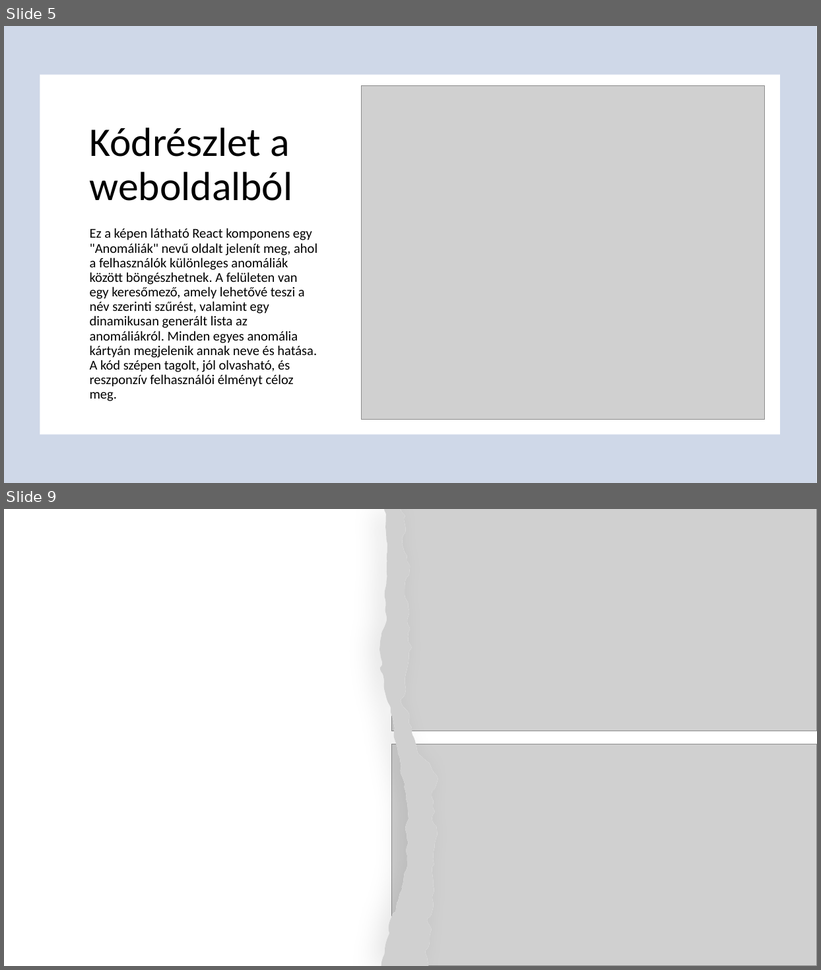
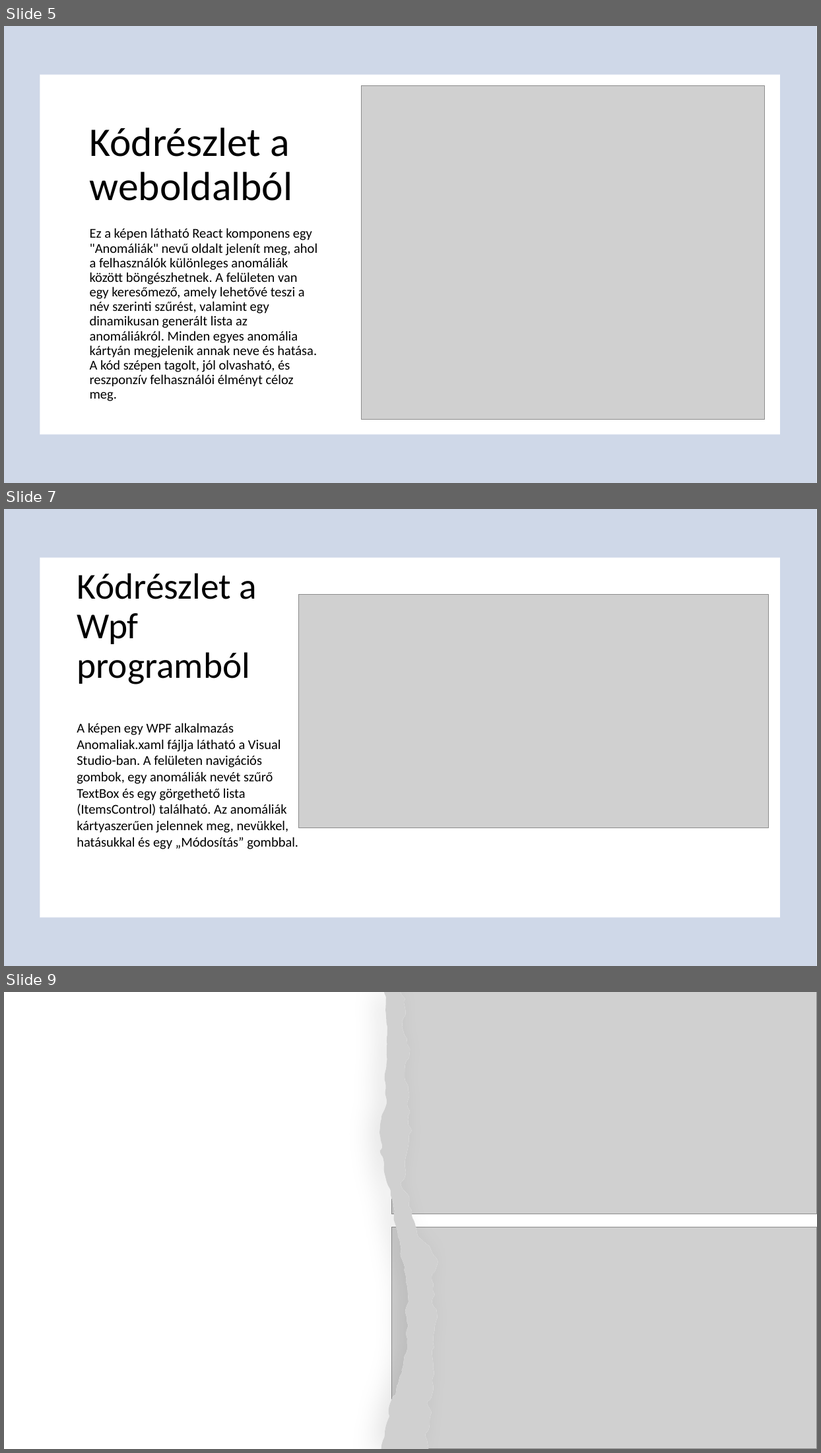
Before and after one commit to AliasKittia/VIZSGAREMEK, a slide deck: Záródolgozat-Prezentáció2025.pptx. Shown one above the other, each under a label of ours: slides 5 and 9 before the commit, slides 5, 7 and 9 after it; the slides between them are not shown. The pictures are 821x970 and 821x1453 pixels, drawn with LibreOffice and Linux fonts; fonts in the diff are those of the drawing; grey boxes stand for pictures; background and template pictures are left out. Boxes give left, top, right and bottom in pixels: in the first picture for what was removed or moved away, otherwise in the second. Text is boxed around its words. In the diff, an @@ line names an element or a change of style, - is before the commit and + after.

```diff
--- a/Záródolgozat-Prezentáció2025.pptx
+++ b/Záródolgozat-Prezentáció2025.pptx
@@ slide 7 added at (x1=4, y1=509, x2=817, y2=966), background picture (left out) @@
@@ rectangle added at (x1=4, y1=509, x2=817, y2=966), fill #E7E6E6 at 50% opacity @@
@@ rectangle added at (x1=4, y1=509, x2=817, y2=966), fill #4472C4 at 20% opacity @@
@@ rectangle added at (x1=40, y1=558, x2=781, y2=918), fill #FFFFFF @@
@@ title added at (x1=77, y1=573, x2=257, y2=685), 43.2 pt, text #000000 @@
+Kódrészlet a Wpf programból
@@ picture added at (x1=298, y1=595, x2=769, y2=828) @@
@@ text added at (x1=77, y1=723, x2=298, y2=850), 16 pt, text #000000 @@
+A képen egy WPF alkalmazás Anomaliak.xaml fájlja látható a Visual Studio-ban. A felületen navigációs gombok, egy anomáliák nevét szűrő TextBox és egy görgethető lista (ItemsControl) található. Az anomáliák kártyaszerűen jelennek meg, nevükkel, hatásukkal és egy „Módosítás” gombbal.
```
Also in this commit, not shown: 1 slide changed, 1 other slide added, 2 slides removed.
